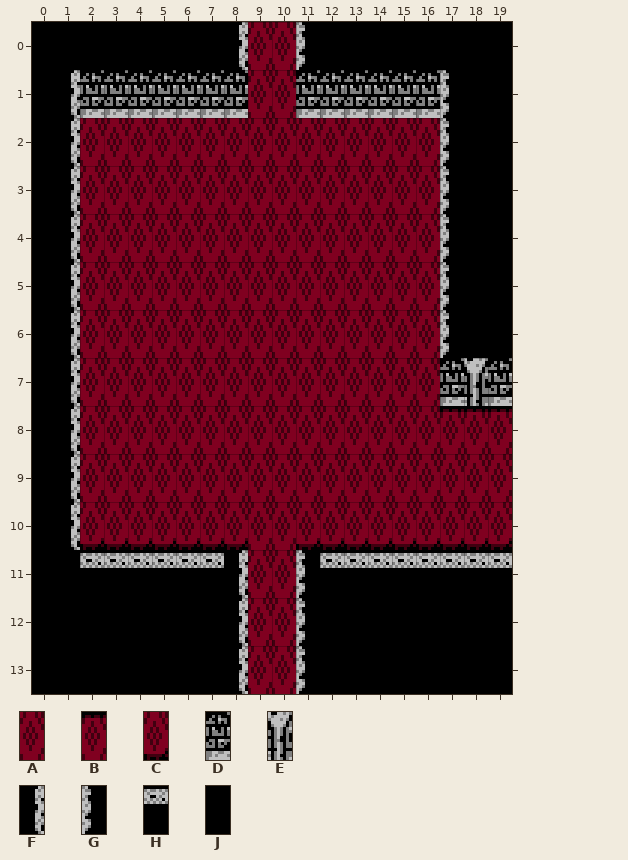
Two states of a Tiled map, tiled/castle_room_19.tmx. Above: the version before the commit.
Cells are 8x16 px. Shown: x 0..19, y 0..13.
Key: from "castle_carpet": A 0, B 2, C 7; from "castle_stone": D 0, E 1, F 3, G 4, H 6, J 8.
_ is an empty cell.
Layer "Tile Layer 1" before, first column x 0:
 0 JJJJJJJJFAAGJJJJJJJJ
 1 JFDDDDDDDAADDDDDDGJJ
 2 JFAAAAAAAAAAAAAAAGJJ
 3 JFAAAAAAAAAAAAAAAGJJ
 4 JFAAAAAAAAAAAAAAAGJJ
 5 JFAAAAAAAAAAAAAAAGJJ
 6 JFAAAAAAAAAAAAAAAGJJ
 7 JFAAAAAAAAAAAAAAADED
 8 JFAAAAAAAAAAAAAAABBB
 9 JFAAAAAAAAAAAAAAAAAA
10 JFCCCCCCCAACCCCCCCCC
11 JJHHHHHHFAAGHHHHHHHH
12 JJJJJJJJFAAGJJJJJJJJ
13 JJJJJJJJFAAGJJJJJJJJ
Once edited:
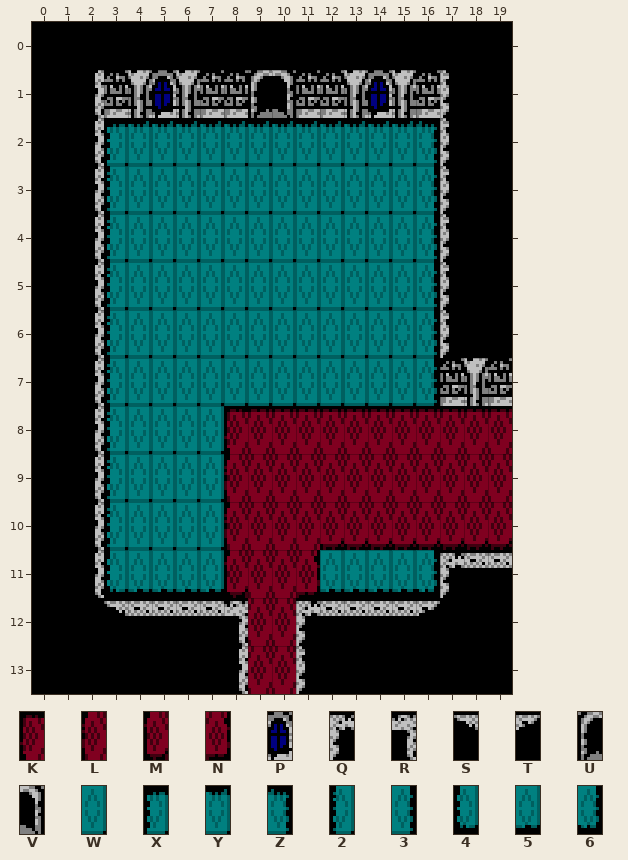
Further tiles: from "castle_carpet": K 1, L 4, M 6, N 8; from "castle_stone": P 2, Q 5, R 7, S 9, T 10, U 11, V 12; from "castle_tile": W 0, X 1, Y 2, Z 3, 2 4, 3 5, 4 6, 5 7, 6 8.
Edits made:
{"where": "layer \"Tile Layer 1\""}
{"y":0,"x":8,"old":"FAAG","new":"JJJJ"}
{"y":1,"x":1,"old":"FD","new":"JF"}
{"y":1,"x":4,"old":"DDD","new":"EPE"}
{"y":1,"x":9,"old":"AA","new":"UV"}
{"y":1,"x":13,"old":"DDD","new":"EPE"}
{"y":2,"x":1,"old":"FAAAAAAAAAAAAAAA","new":"JFXYYYYYYYYYYYYZ"}
{"y":3,"x":1,"old":"FAAAAAAAAAAAAAAA","new":"JF2WWWWWWWWWWWW3"}
{"y":4,"x":1,"old":"FAAAAAAAAAAAAAAA","new":"JF2WWWWWWWWWWWW3"}
{"y":5,"x":1,"old":"FAAAAAAAAAAAAAAA","new":"JF2WWWWWWWWWWWW3"}
{"y":6,"x":1,"old":"FAAAAAAAAAAAAAAA","new":"JF2WWWWWWWWWWWW3"}
{"y":7,"x":1,"old":"FAAAAAAAAAAAAAAA","new":"JF2WWWWWWWWWWWW3"}
{"y":8,"x":1,"old":"FAAAAAAAAAAAAAAA","new":"JF2WWWWKBBBBBBBB"}
{"y":9,"x":1,"old":"FAAAAAAA","new":"JF2WWWWL"}
{"y":10,"x":1,"old":"FCCCCCCC","new":"JF2WWWWL"}
{"y":10,"x":11,"old":"C","new":"A"}
{"y":11,"x":2,"old":"HHHHHHF","new":"F45555M"}
{"y":11,"x":11,"old":"GHHHHHH","new":"N55556Q"}
{"y":12,"x":3,"old":"JJJJJF","new":"SHHHHR"}
{"y":12,"x":11,"old":"GJJJJJ","new":"QHHHHT"}
{"label":"changed","picture_box":[71,22,464,619]}
